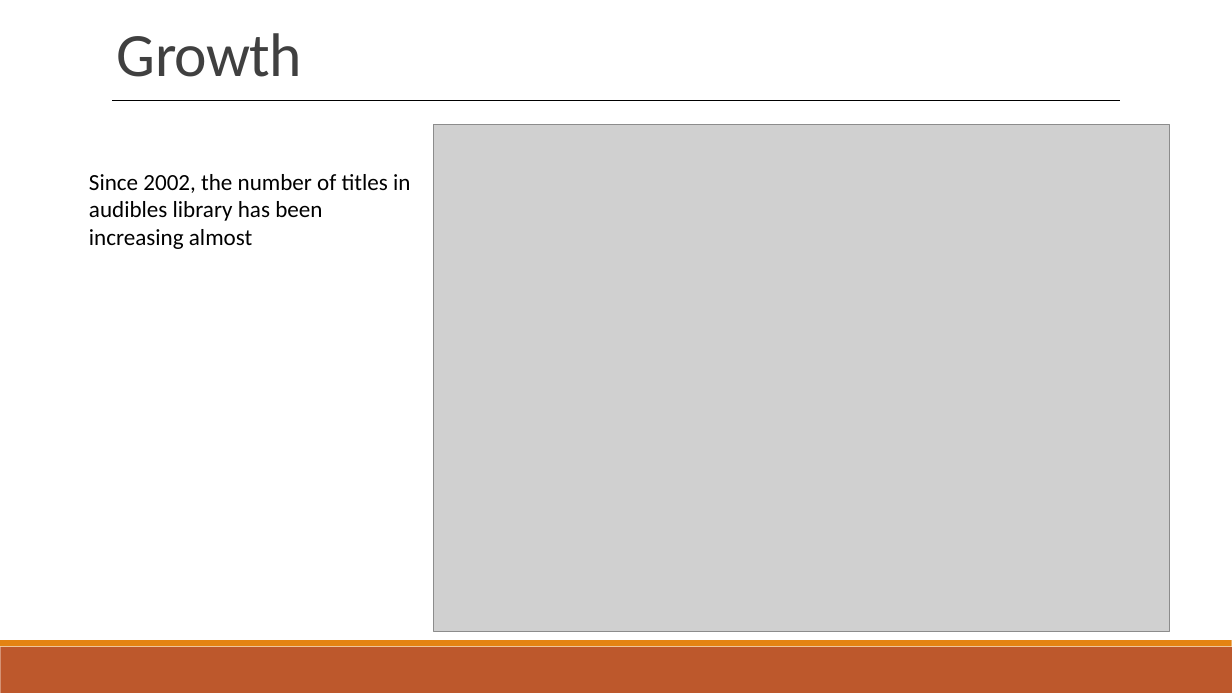
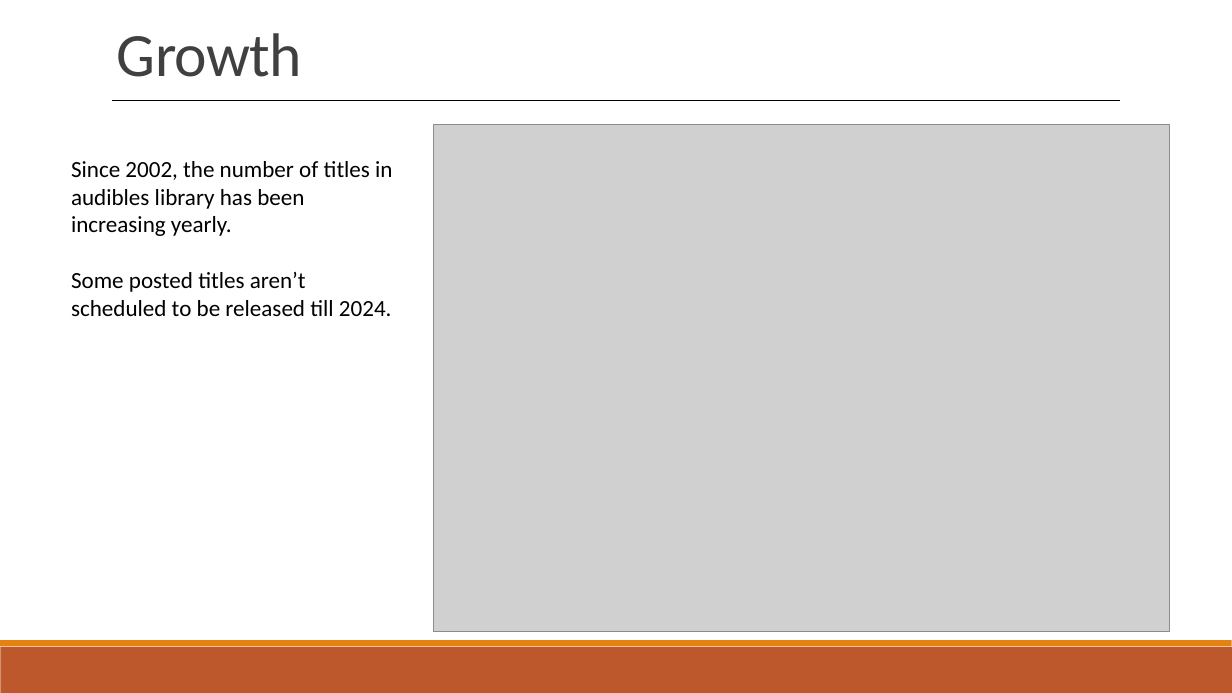
Before and after one commit to jwelch1123/finding_the_tree_in_the_forest, a slide deck: slide 8 of Presentation.pptx (slide 10 before the commit). Drawn at 1232x693 pixels with LibreOffice and Linux fonts; fonts in the diff are those of the drawing; grey boxes stand for pictures. Boxes give left, top, right and bottom in pixels: in the first picture for what was removed or moved away, otherwise in the second. Text is boxed around its words. In the diff, an @@ line names an element or a change of style, - is before the commit and + after.

```diff
--- a/Presentation.pptx
+++ b/Presentation.pptx
@@ text at (71, 161, 392, 316): text changed @@
-Since 2002, the number of titles in audibles library has been increasing almost
+Since 2002, the number of titles in audibles library has been increasing yearly.
+Some posted titles aren’t scheduled to be released till 2024.
```
Also in this commit, not shown: 3 other slides changed, 16 slides added, 12 slides removed, 20 other files.
